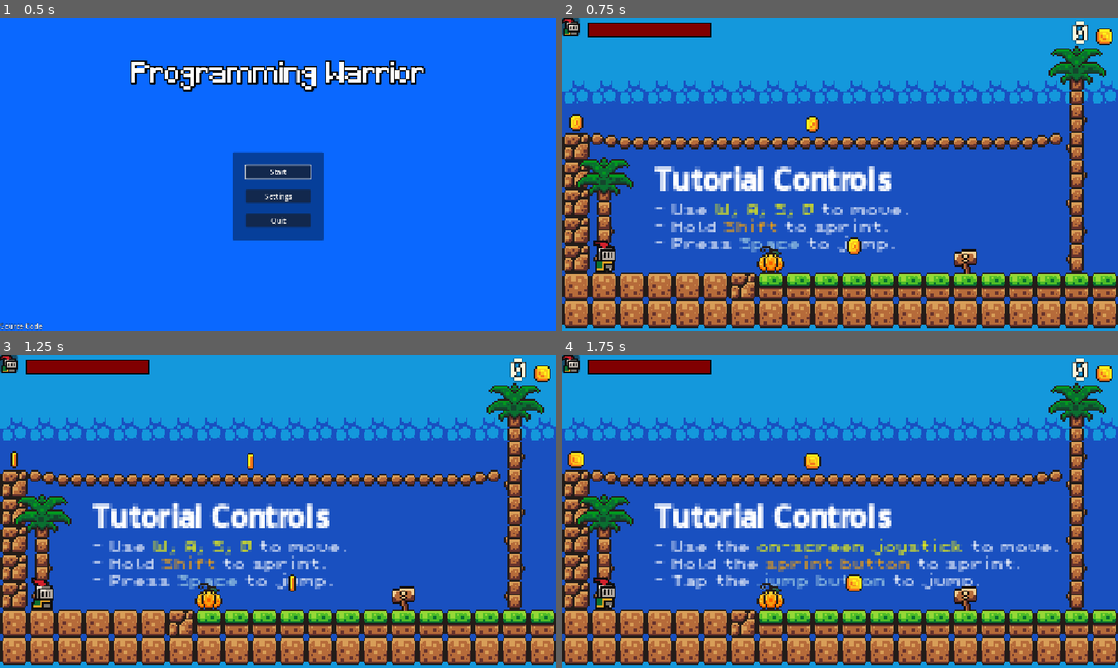
Above: before the commit, frames 1-4 (two rows, left to right).
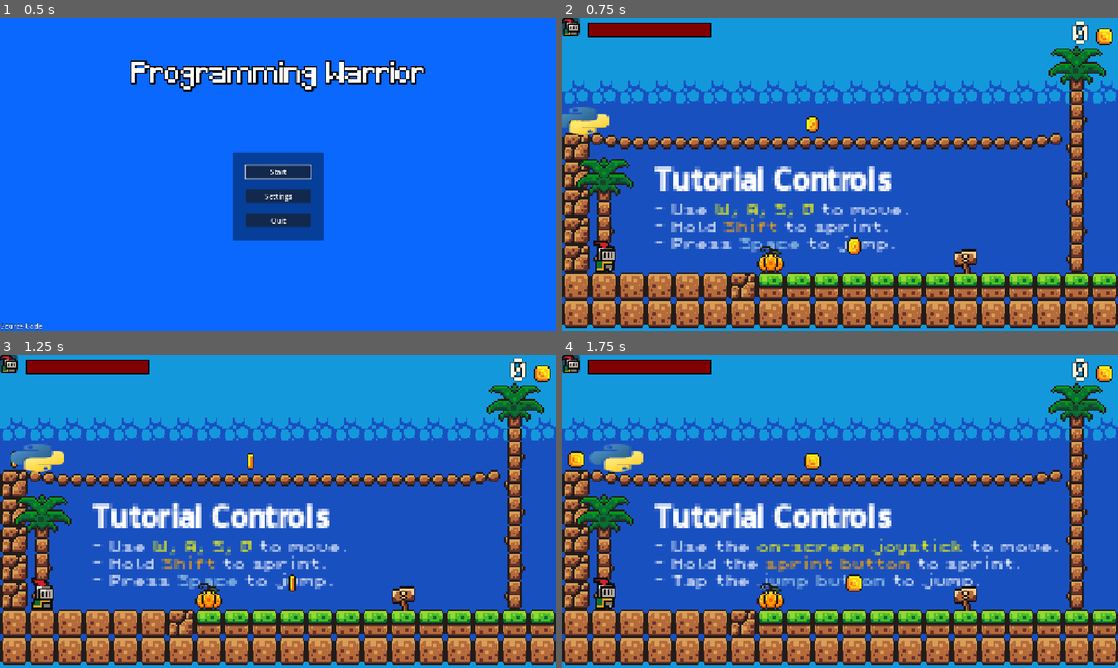
Above: after the commit, the same moments.

Repository: vsaint1/godot-platformer
Game: Godot game, scene res://scenes/menu_manager.tscn
Two runs of this game, one before a commit and one after it. Both use one fixed random seed, a clock stepped at 60 frames per second and the inputs below. Sound files missing from this copy of the repository are replaced by a short silence.
Inputs (mouse positions are in pixels of both pictures, inside the frame that each line leads up to):
- Up to frame 1 (0.5 s): no input
- Up to frame 2 (0.75 s): click "Start" at 0.5 s
- Up to frame 3 (1.25 s): no input
- Up to frame 4 (1.75 s): tap Enter at 1.25 s; drag from (851, 558) to (812, 461) at 1.27 s

Frame 1 is identical in both runs. In frame 2, 0.5% of the frame differs, in the area x 0-9%, y 28-38%; in frame 3, 0.6%, in the area x 1-12%, y 28-38%; in frame 4, 0.6%.

Commit message:
fix: mobile web export

Diff:
--- a/prefabs/player.tscn
+++ b/prefabs/player.tscn
@@ -248,7 +248,6 @@
 shape = SubResource("CircleShape2D_0wfyh")
 
 [node name="Camera" type="Camera2D" parent="."]
-visible = false
 zoom = Vector2(4, 4)
 limit_smoothed = true
 script = ExtResource("3_sweqy")
@@ -270,6 +269,7 @@
 size_flags_vertical = 3
 
 [node name="PanelContainer" type="PanelContainer" parent="CanvasLayer/Control"]
+layout_mode = 0
 offset_left = 12.0
 offset_top = 5.0
 offset_right = 52.0
@@ -314,30 +314,33 @@
 [node name="Left" type="TouchScreenButton" parent="CanvasLayer/Control/MobileControls"]
 modulate = Color(1, 1, 1, 0.858824)
 texture_filter = 1
-position = Vector2(-165, 11)
-scale = Vector2(1, 1.032)
+position = Vector2(-174, -51)
+scale = Vector2(2, 2.064)
 texture_normal = ExtResource("4_2hs0m")
 passby_press = true
 action = "move_left"
 
 [node name="Right" type="TouchScreenButton" parent="CanvasLayer/Control/MobileControls"]
 modulate = Color(1, 1, 1, 0.858824)
-position = Vector2(-43, 11)
+position = Vector2(19, -48)
+scale = Vector2(2, 2)
 texture_normal = ExtResource("5_1jxqw")
 passby_press = true
 action = "move_right"
 
 [node name="Jump" type="TouchScreenButton" parent="CanvasLayer/Control/MobileControls"]
 modulate = Color(1, 1, 1, 0.858824)
-position = Vector2(896, 14)
+position = Vector2(772, -59)
+scale = Vector2(2, 2)
 texture_normal = ExtResource("6_dw050")
 action = "jump"
 
-[node name="Attack" type="TouchScreenButton" parent="CanvasLayer/Control/MobileControls"]
+[node name="Interact" type="TouchScreenButton" parent="CanvasLayer/Control/MobileControls"]
 modulate = Color(1, 1, 1, 0.858824)
-position = Vector2(1015, -43)
+position = Vector2(914, -180)
+scale = Vector2(2, 2)
 texture_normal = ExtResource("7_1jxqw")
-action = "Attack"
+action = "interact"
 
 [node name="MarginContainer" type="MarginContainer" parent="CanvasLayer"]
 anchors_preset = 1
--- a/scenes/main.tscn
+++ b/scenes/main.tscn
@@ -266,7 +266,6 @@
 map = NodePath("../../Map/Terrain")
 
 [node name="PanelContainer" parent="Player/CanvasLayer/Control" index="0"]
-layout_mode = 0
 offset_left = 0.0
 offset_top = 0.0
 offset_right = 40.0
@@ -446,23 +445,18 @@
 [node name="Enemies" type="Node" parent="."]
 
 [node name="Enemy" parent="Enemies" instance=ExtResource("10_choun")]
-visible = false
 position = Vector2(904, 88)
 
 [node name="Enemy2" parent="Enemies" instance=ExtResource("10_choun")]
-visible = false
 position = Vector2(1065, 23)
 
 [node name="Enemy3" parent="Enemies" instance=ExtResource("10_choun")]
-visible = false
 position = Vector2(249, -42)
 
 [node name="Enemy4" parent="Enemies" instance=ExtResource("10_choun")]
-visible = false
 position = Vector2(442, -29)
 
 [node name="Enemy5" parent="Enemies" instance=ExtResource("10_choun")]
-visible = false
 position = Vector2(-408, 7)
 
 [connection signal="body_entered" from="Map/Killzone" to="Map/Killzone" method="_on_body_entered"]
--- a/scripts/interaction_manager.gd
+++ b/scripts/interaction_manager.gd
@@ -29,6 +29,9 @@
 	if os == "Android" || os == "iOS":
 		return true
 
+	if OS.has_feature("web_android") || OS.has_feature("web_ios"):
+		return true
+
 	return false
 
 func get_input_icon() -> AtlasTexture:
--- a/scripts/player.gd
+++ b/scripts/player.gd
@@ -36,7 +36,7 @@
 	move_and_slide()
 
 func _setup_mobile_gameplay() -> void:
-	if not InteractionManager.is_mobile():
+	if !InteractionManager.is_mobile():
 		mobile_control.queue_free()
 
 func apply_gravity(delta: float) -> void:
Not shown, changed: export_presets.cfg
